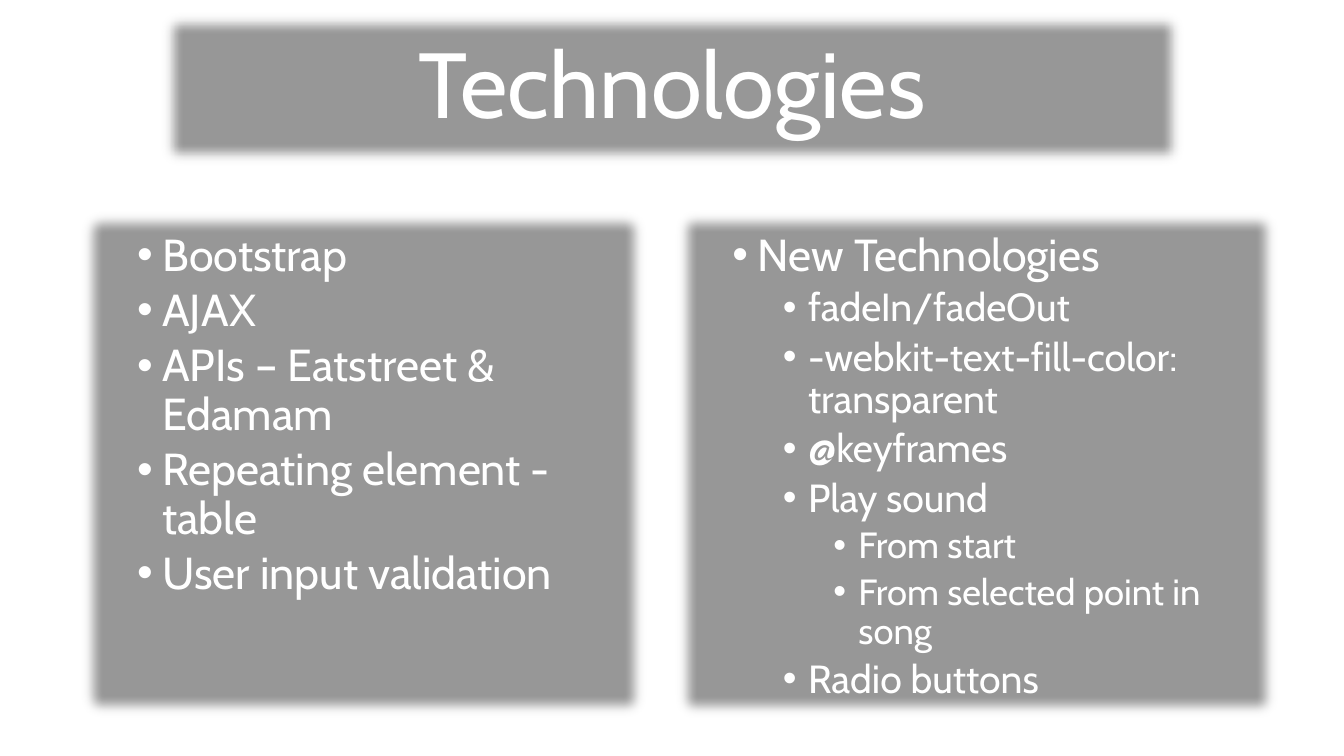
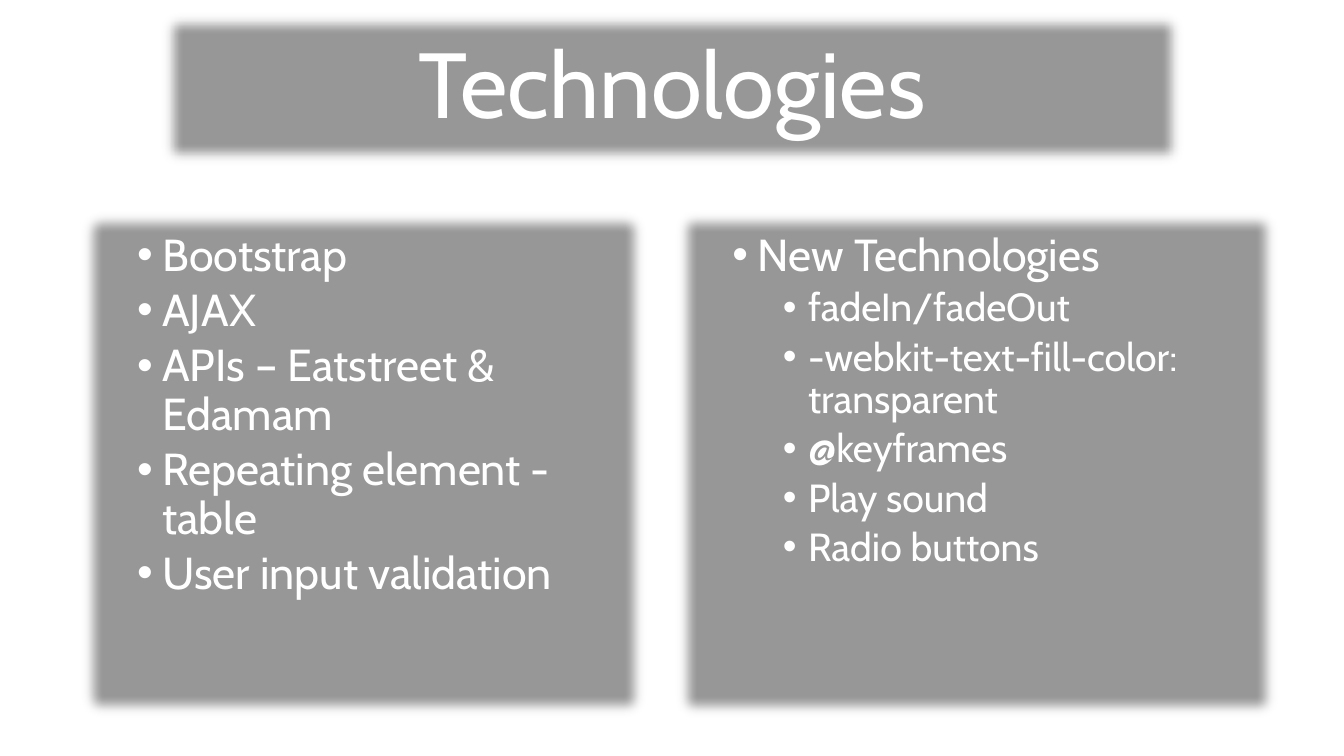
Before and after one commit to ewartle/friday-night, a slide deck: slide 6 of Friday Night Roulette.pptx. Drawn at 1344x756 pixels with LibreOffice and Linux fonts; fonts in the diff are those of the drawing; background and template pictures are left out. Boxes give left, top, right and bottom in pixels: in the first picture for what was removed or moved away, otherwise in the second. Text is boxed around its words. In the diff, an @@ line names an element or a change of style, - is before the commit and + after.

```diff
--- a/Friday Night Roulette.pptx
+++ b/Friday Night Roulette.pptx
@@ text at box(858, 532, 1200, 652): paragraphs removed @@
-      • From start
-      • From selected point in song
```
Also in this commit, not shown: 2 other slides changed.
